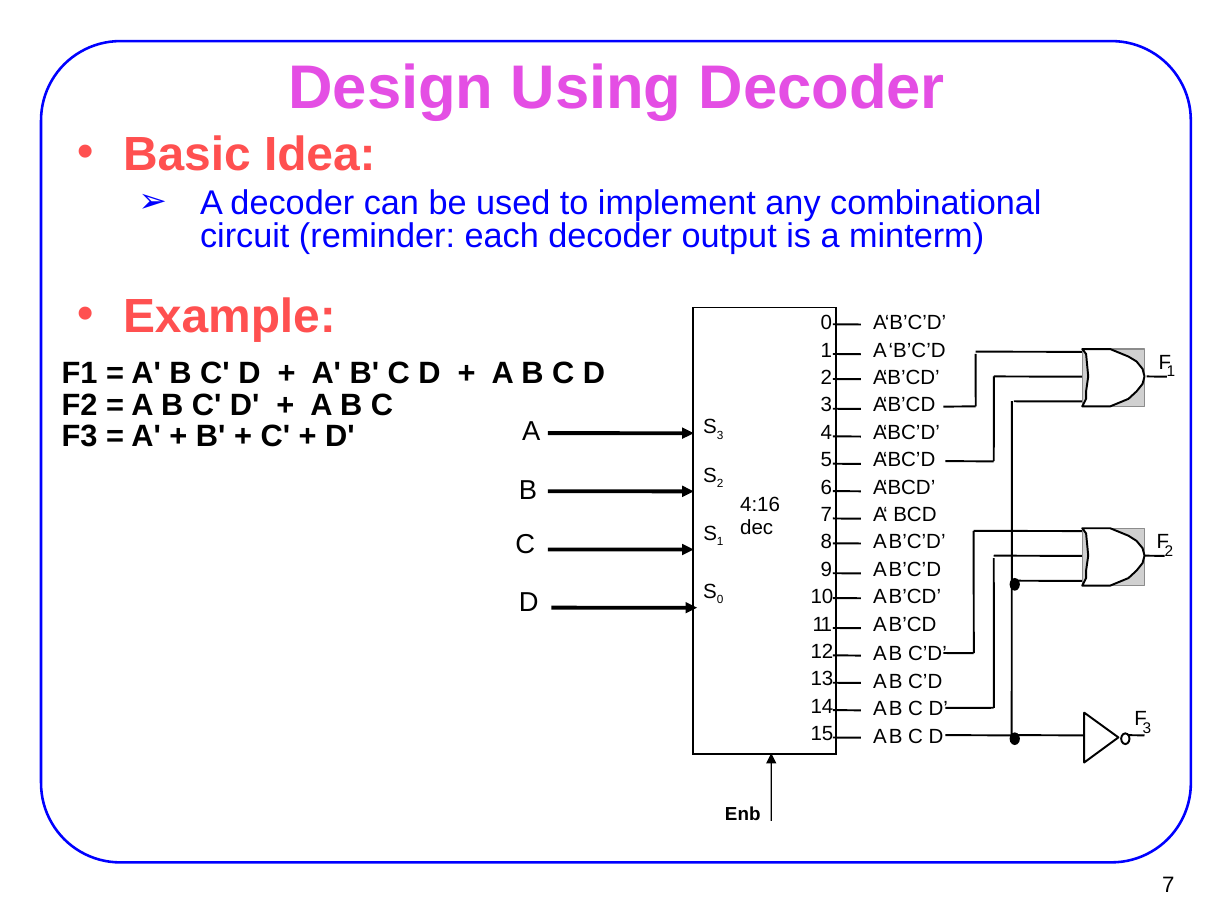
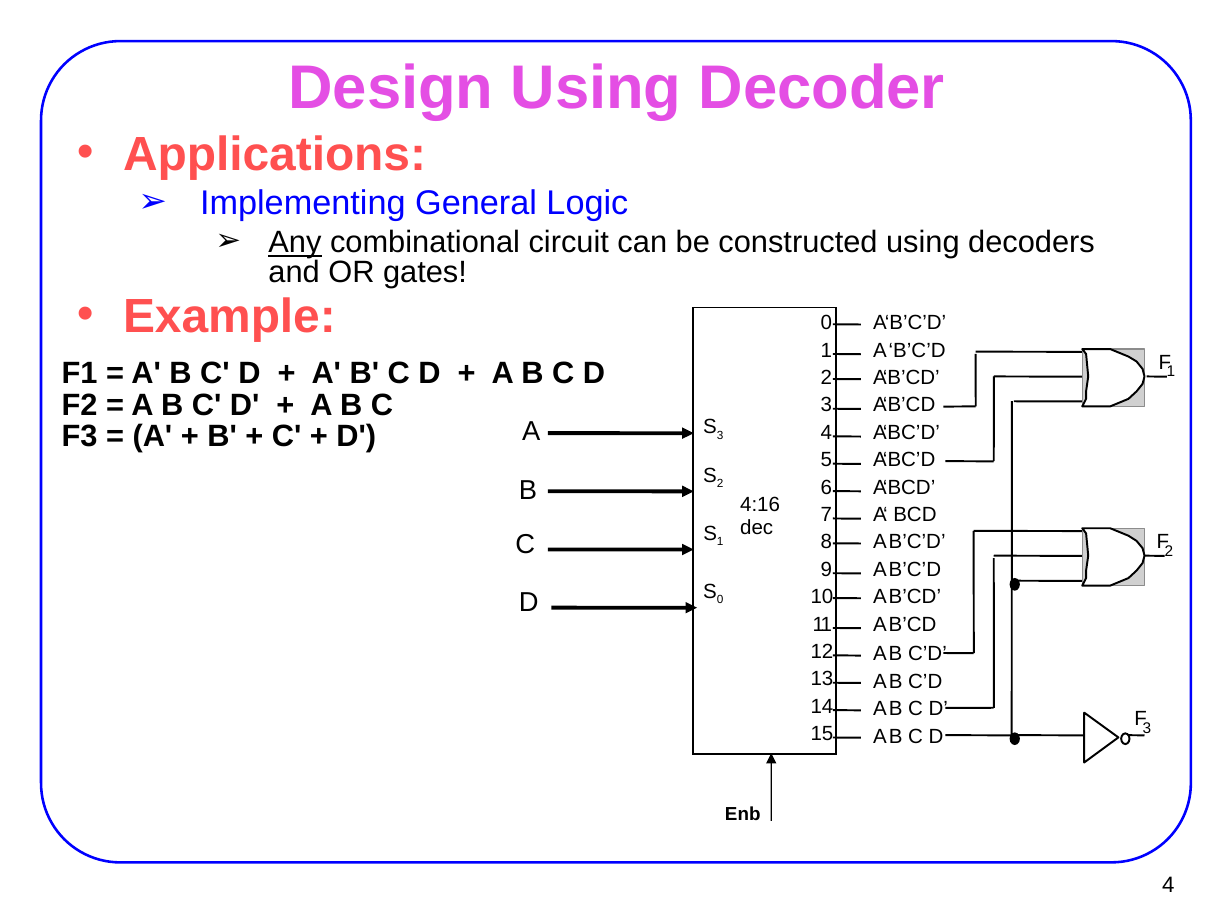
Before and after one commit to AUT-CE-Archive/AUT-CE-LC, a slide deck: slide 4 of Slides/06_decoder.ppt (slide 7 before the commit). Drawn at 1232x924 pixels with LibreOffice and Linux fonts; fonts in the diff are those of the drawing; grey boxes stand for pictures. Boxes give left, top, right and bottom in pixels: in the first picture for what was removed or moved away, otherwise in the second. Text is boxed around its words. In the diff, an @@ line names an element or a change of style, - is before the commit and + after.

```diff
--- a/Slides/06_decoder.ppt
+++ b/Slides/06_decoder.ppt
@@ text at (x1=123, y1=135, x2=1095, y2=287): text changed; size 20 to 18 pt; text colour #0000FF to #000000 @@
-• Basic Idea:
-  ➢ A decoder can be used to implement any combinational circuit (reminder: each decoder output is a minterm)
+• Applications:
+  ➢ Implementing General Logic
+    ➢ Any combinational circuit can be constructed using decoders and OR gates!
@@ text at (x1=62, y1=423, x2=376, y2=452): text changed @@
-F3 = A' + B' + C' + D'
+F3 = (A' + B' + C' + D')
@@ page number at (x1=1162, y1=876, x2=1174, y2=892): text changed @@
-7
+4
```
Also in this commit, not shown: 11 other slides changed, 3 slides added, 7 slides removed, 31 other files.
